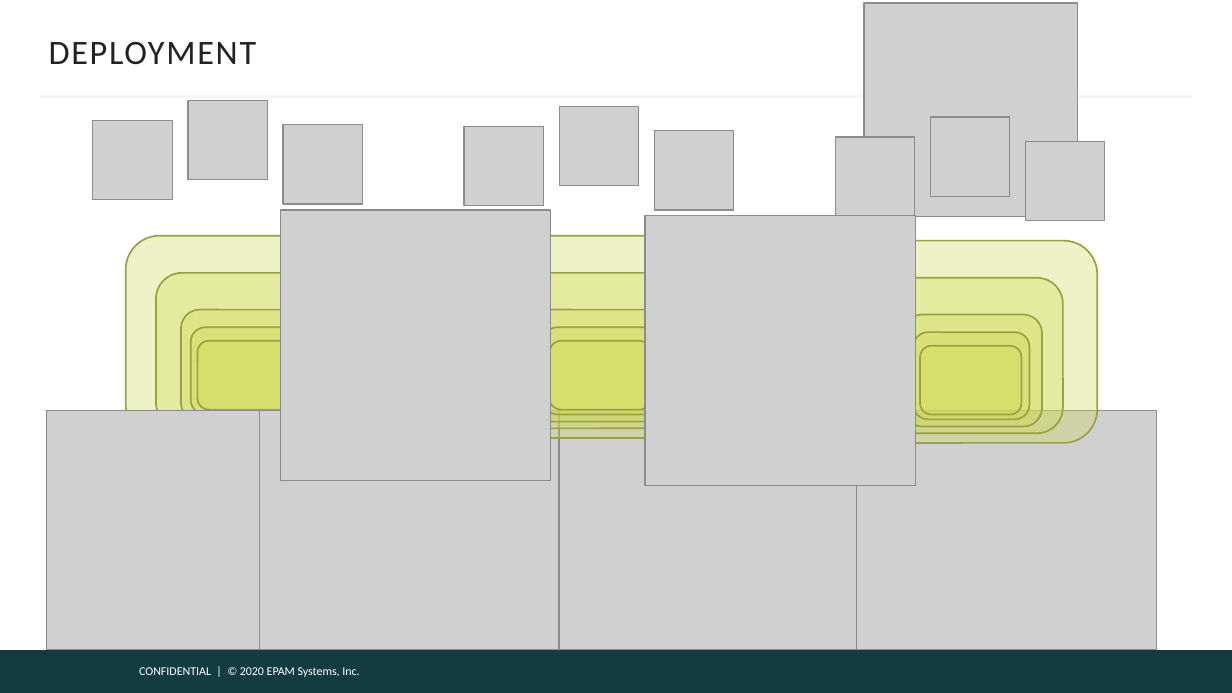
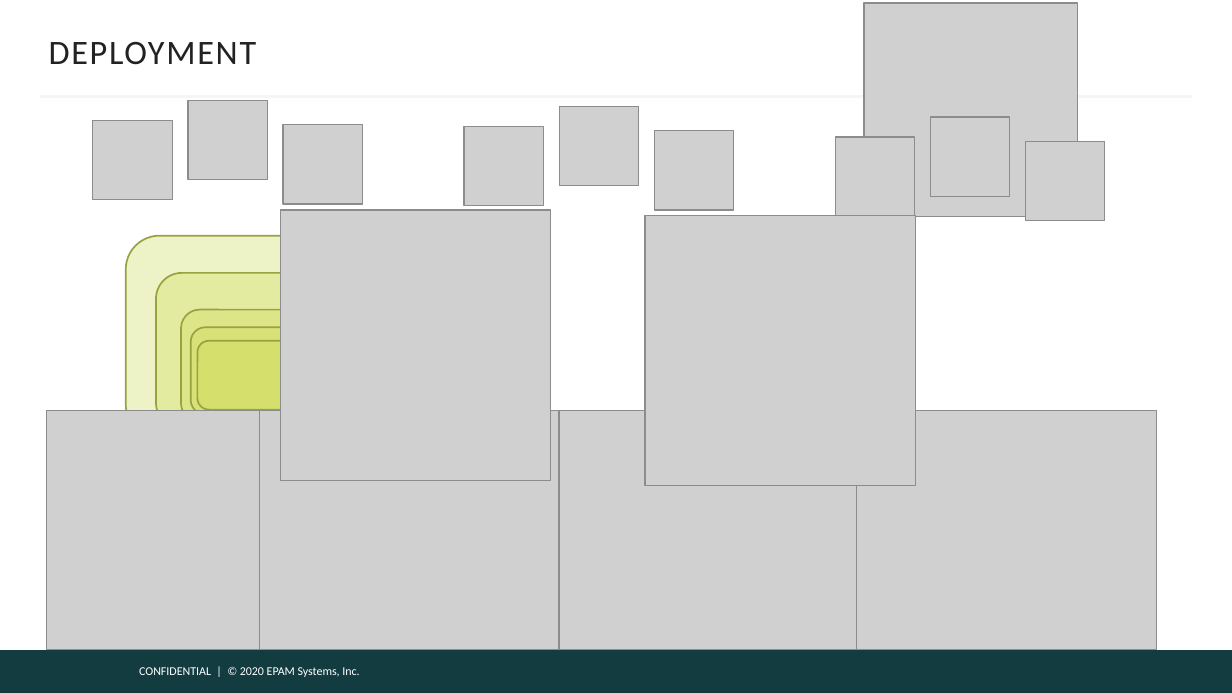
Before and after one commit to gitaroktato/introduction-to-microservices, a slide deck: slide 9 of lecture_1_history.pptx. Drawn at 1232x693 pixels with LibreOffice and Linux fonts; fonts in the diff are those of the drawing; grey boxes stand for pictures; background and template pictures are left out. Boxes give left, top, right and bottom in pixels: in the first picture for what was removed or moved away, otherwise in the second. Text is boxed around its words. In the diff, an @@ line names an element or a change of style, - is before the commit and + after.

Commit message:
Finished lecture 1

```diff
--- a/lecture_1_history.pptx
+++ b/lecture_1_history.pptx
@@ group removed at [478, 235, 727, 437]: 5 rounded rectangles @@
@@ group removed at [849, 240, 1098, 442]: 5 rounded rectangles @@
```
Also in this commit, not shown: 2 other slides changed, 1 other file.
